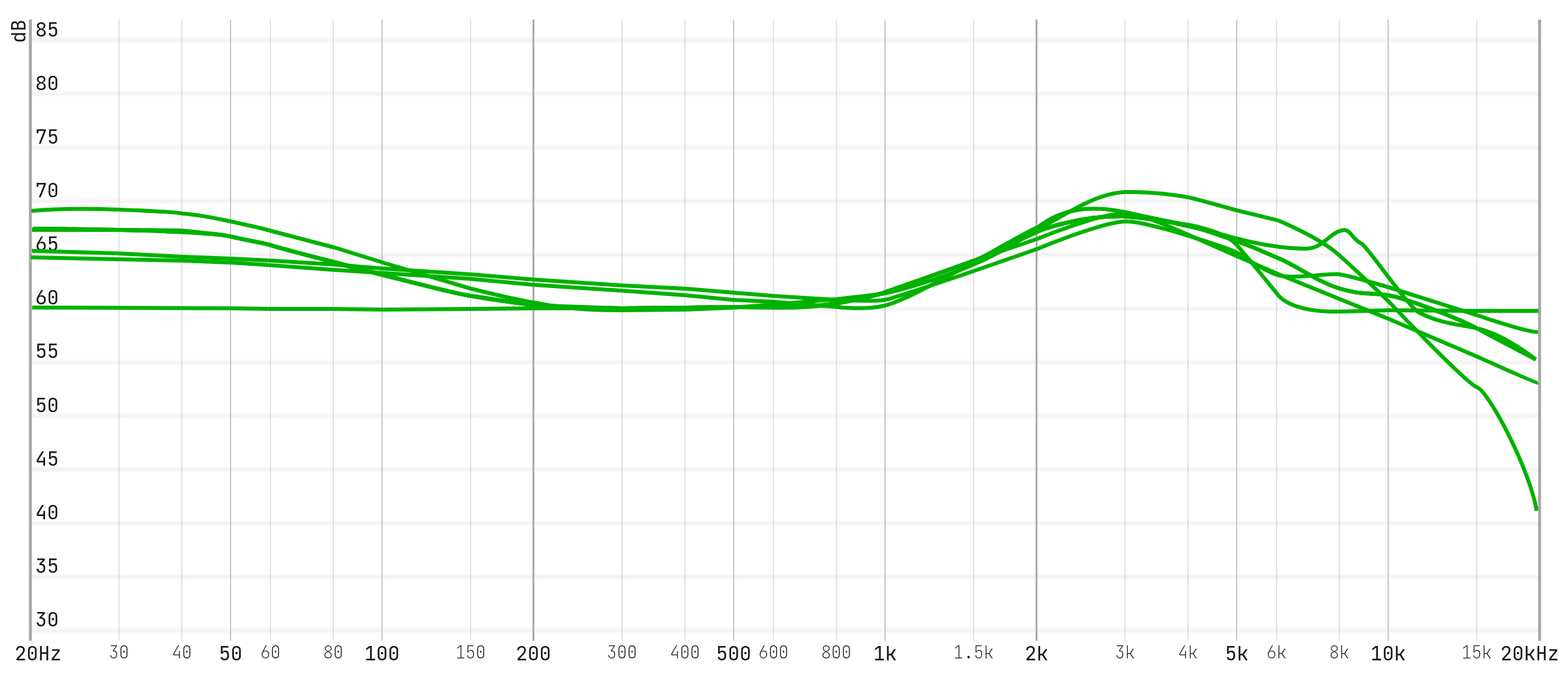
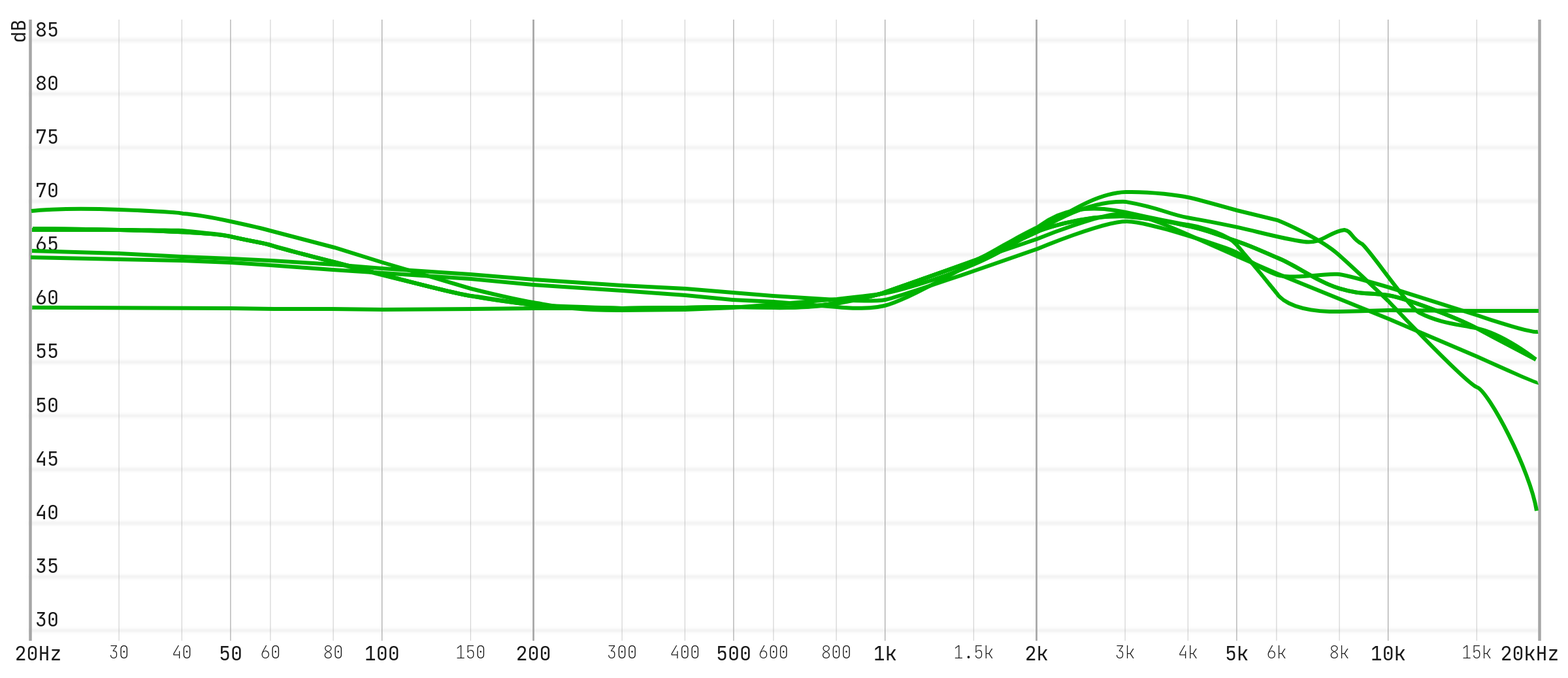
Comparing the layer stacks of the two 1568 x 678 images. Changes:
pixels changed over left=292, top=199, right=1536, bottom=357 (layer not identified)
